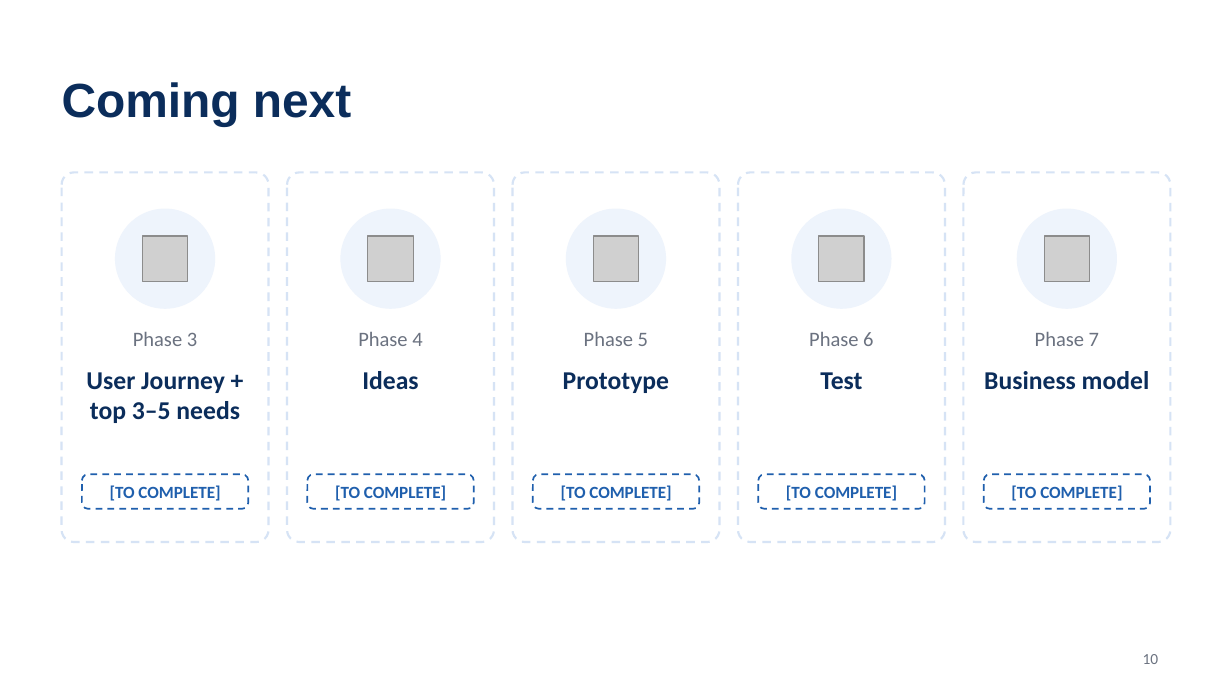
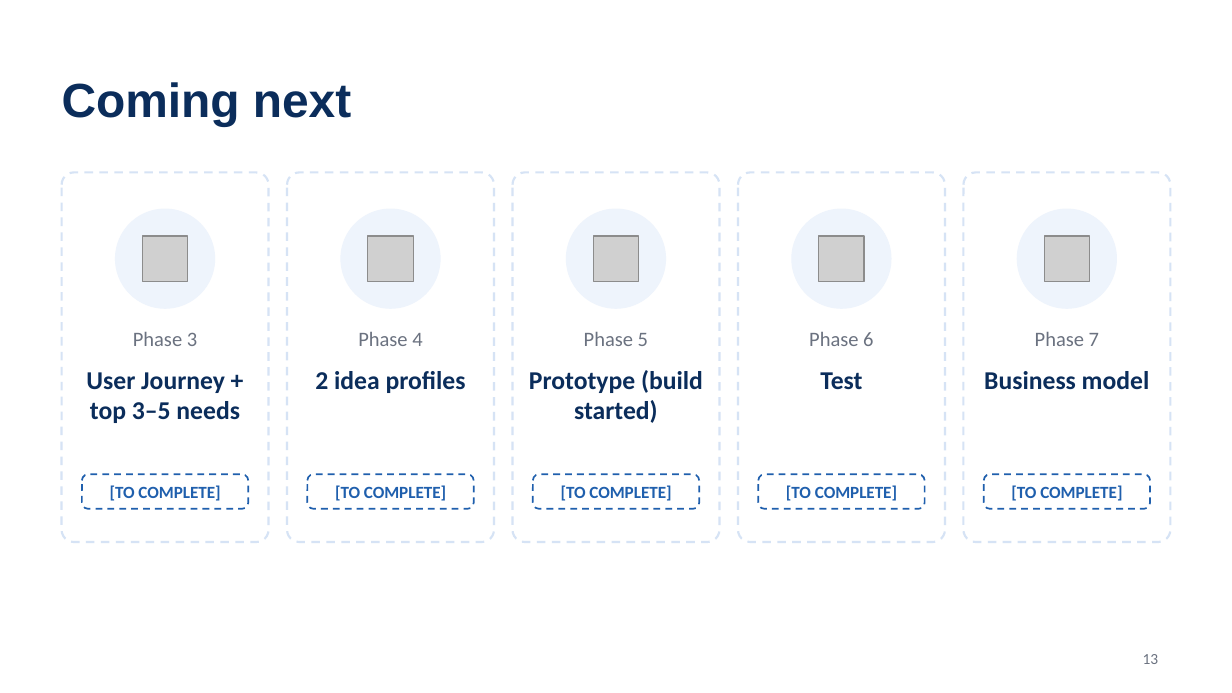
Before and after one commit to niv1999/liebherr-hackathon-2026, a slide deck: slide 13 of Liebherr5_DesignThinking_Journey.pptx (slide 10 before the commit). Drawn at 1232x693 pixels with LibreOffice and Linux fonts; fonts in the diff are those of the drawing; grey boxes stand for pictures. Boxes give left, top, right and bottom in pixels: in the first picture for what was removed or moved away, otherwise in the second. Text is boxed around its words. In the diff, an @@ line names an element or a change of style, - is before the commit and + after.

```diff
--- a/Liebherr5_DesignThinking_Journey.pptx
+++ b/Liebherr5_DesignThinking_Journey.pptx
@@ text at [315, 371, 466, 393]: text changed @@
-Ideas
+2 idea profiles
@@ text at [529, 370, 703, 423]: text changed @@
-Prototype
+Prototype (build started)
@@ page number at [1143, 654, 1159, 664]: text changed @@
-10
+13
```
Also in this commit, not shown: 2 other slides changed, 3 slides added, 1 other file.
